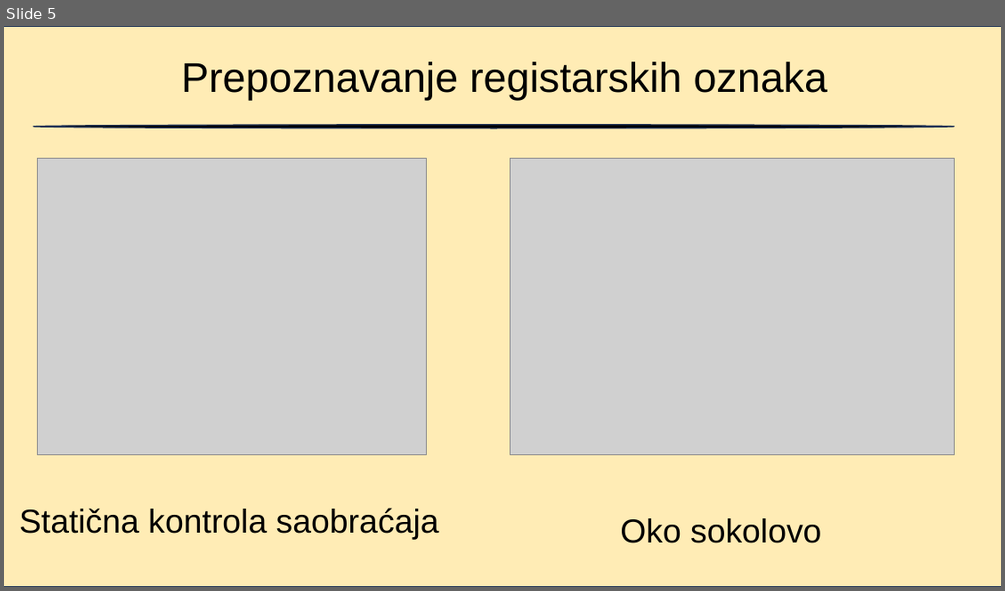
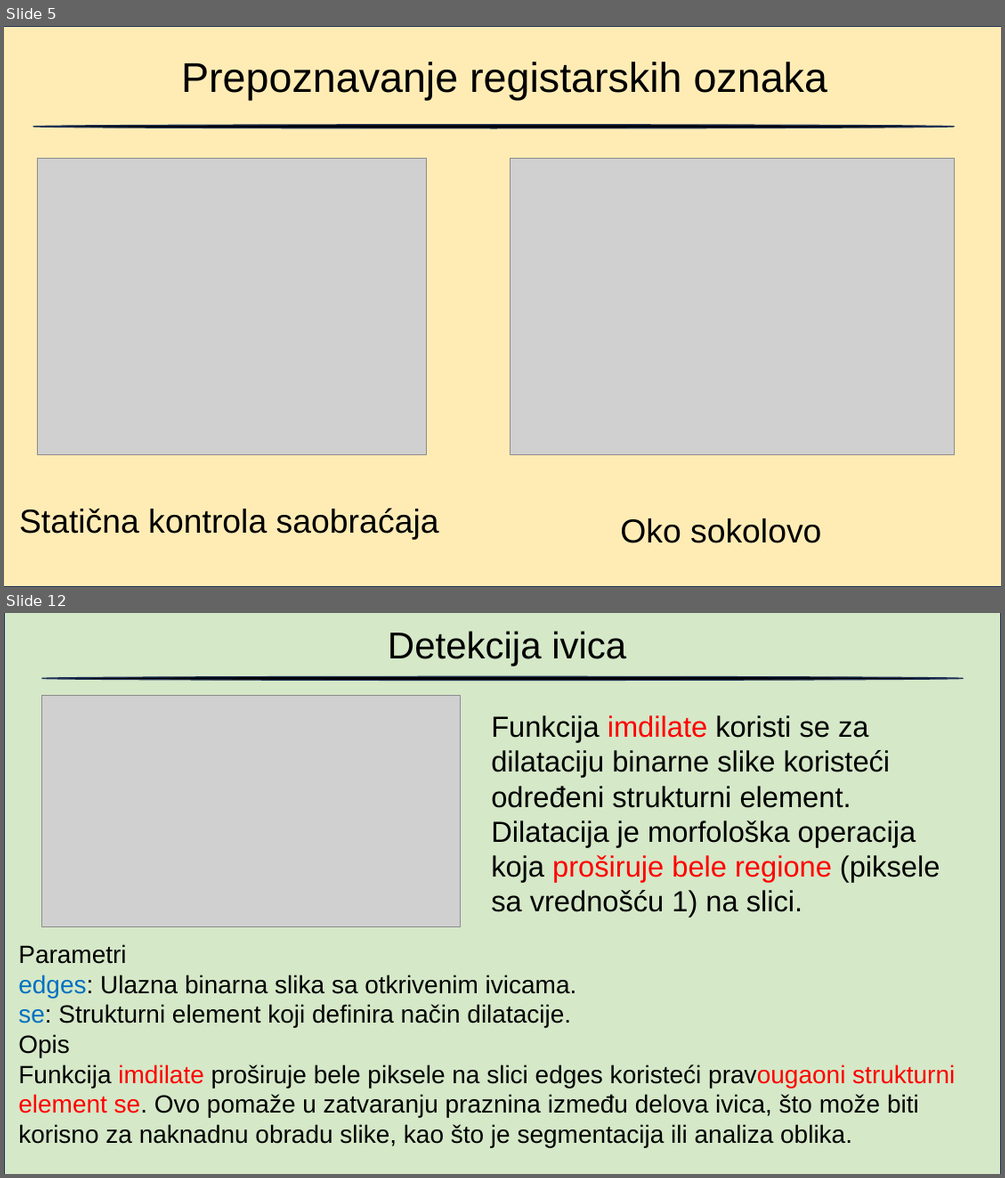
Before and after one commit to blizanac76/RegistrationNumberRecognition, a slide deck: Prepoznavanje.pptx. Shown one above the other, each under a label of ours: slide 5 before the commit, slides 5 and 12 after it; the slides between them are not shown. The pictures are 1005x591 and 1005x1178 pixels, drawn with LibreOffice and Linux fonts; fonts in the diff are those of the drawing; grey boxes stand for pictures. Boxes give left, top, right and bottom in pixels: in the first picture for what was removed or moved away, otherwise in the second. Text is boxed around its words. In the diff, an @@ line names an element or a change of style, - is before the commit and + after.

```diff
--- a/Prepoznavanje.pptx
+++ b/Prepoznavanje.pptx
@@ slide 12 added at (x1=4, y1=613, x2=1001, y2=1174), background #FFFFFF @@
@@ rectangle added at (x1=4, y1=613, x2=1001, y2=1174), fill #A9D18E at 48% opacity, outline #1E3256 1 pt @@
@@ text added at (x1=388, y1=631, x2=626, y2=666), 36 pt, text #000000 @@
+Detekcija ivica
@@ ellipse added at (x1=42, y1=676, x2=963, y2=681), fill #000000, outline #1E3256 1 pt @@
@@ picture added at (x1=42, y1=695, x2=461, y2=927) @@
@@ text added at (x1=491, y1=715, x2=939, y2=916), 28 pt, text #000000 @@
+Funkcija imdilate koristi se za dilataciju binarne slike koristeći određeni strukturni element. Dilatacija je morfološka operacija koja proširuje bele regione (piksele sa vrednošću 1) na slici.
@@ text added at (x1=18, y1=944, x2=955, y2=1147), 24 pt, text #000000 @@
+Parametri
+edges: Ulazna binarna slika sa otkrivenim ivicama.
+se: Strukturni element koji definira način dilatacije.
+Opis
+Funkcija imdilate proširuje bele piksele na slici edges koristeći pravougaoni strukturni element se. Ovo pomaže u zatvaranju praznina između delova ivica, što može biti korisno za naknadnu obradu slike, kao što je segmentacija ili analiza oblika.
```
Also in this commit, not shown: 1 slide changed, 14 other slides added, 1 other file.
